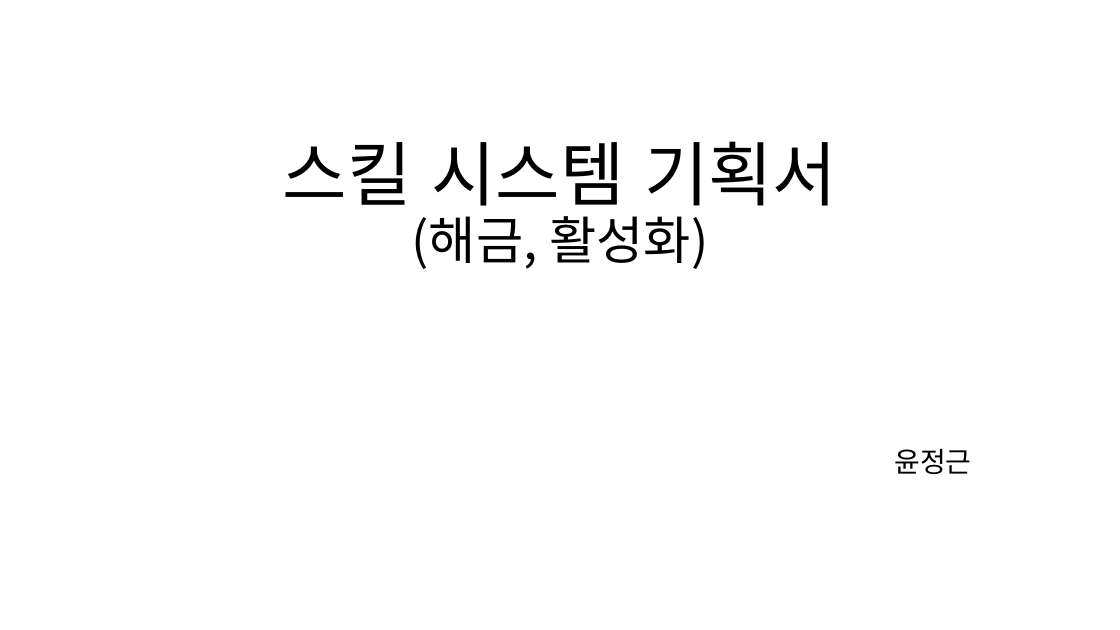
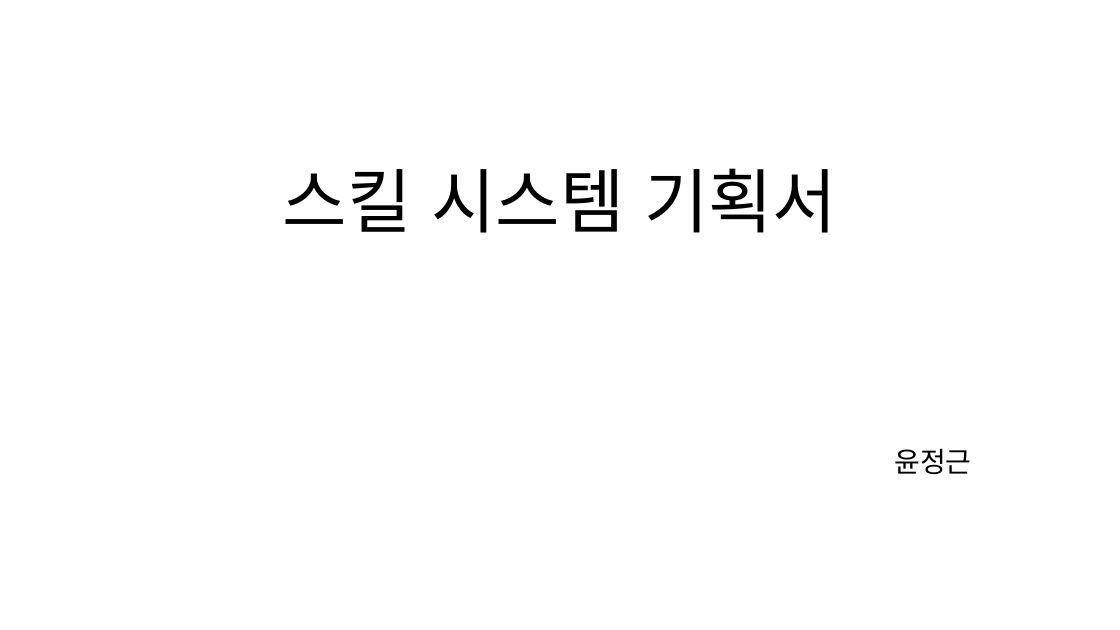
Before and after one commit to yjk0401/unityenginebasic_9th, a slide deck: slide 1 of 기획/방랑엽사전/스킬 시스템 기획서.pptx. Drawn at 1120x630 pixels with LibreOffice and Linux fonts; fonts in the diff are those of the drawing. Boxes give left, top, right and bottom in pixels: in the first picture for what was removed or moved away, otherwise in the second. Text is boxed around its words. In the diff, an @@ line names an element or a change of style, - is before the commit and + after.

```diff
--- a/기획/방랑엽사전/스킬 시스템 기획서.pptx
+++ b/기획/방랑엽사전/스킬 시스템 기획서.pptx
@@ title at bbox=[283, 168, 837, 233]: text changed @@
-스킬 시스템 기획서
-(해금, 활성화)
+스킬 시스템 기획서
```
Also in this commit, not shown: 1 other slide changed, 14 slides added, 11 other files.
